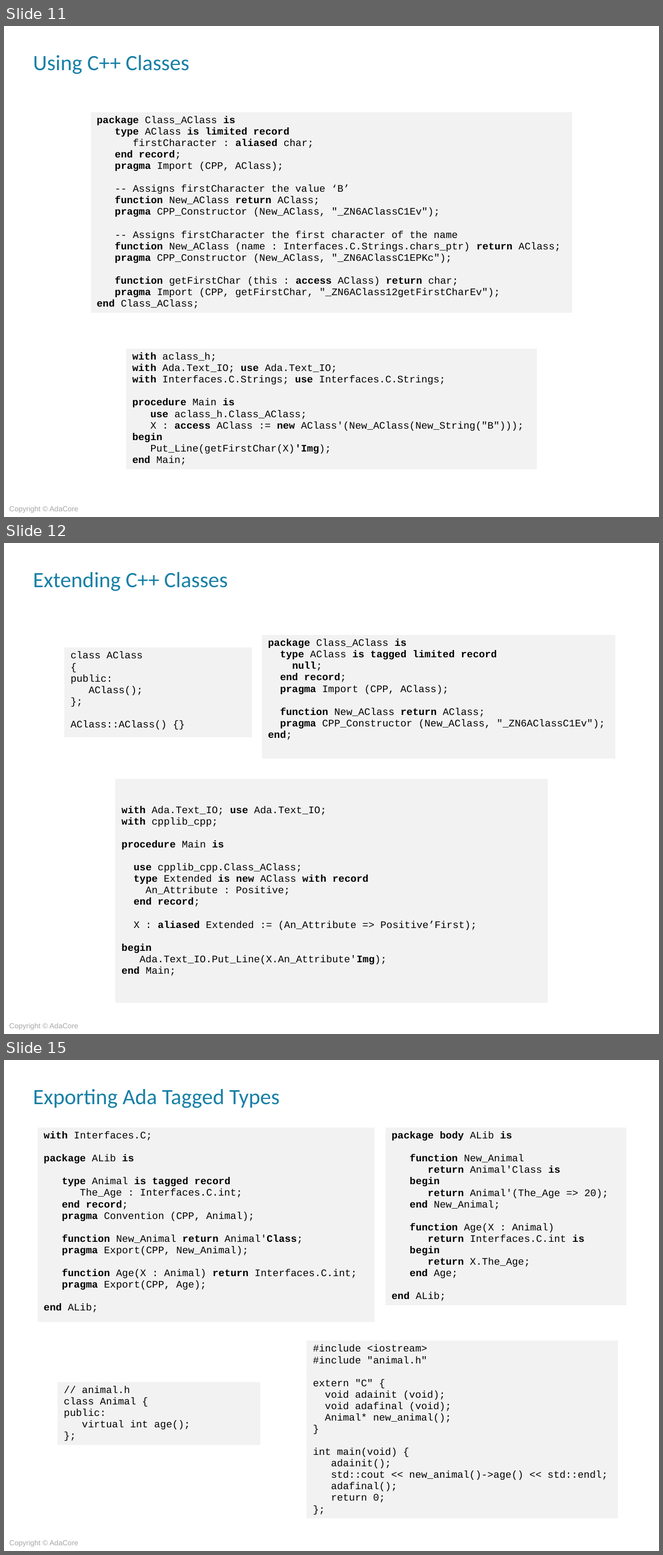
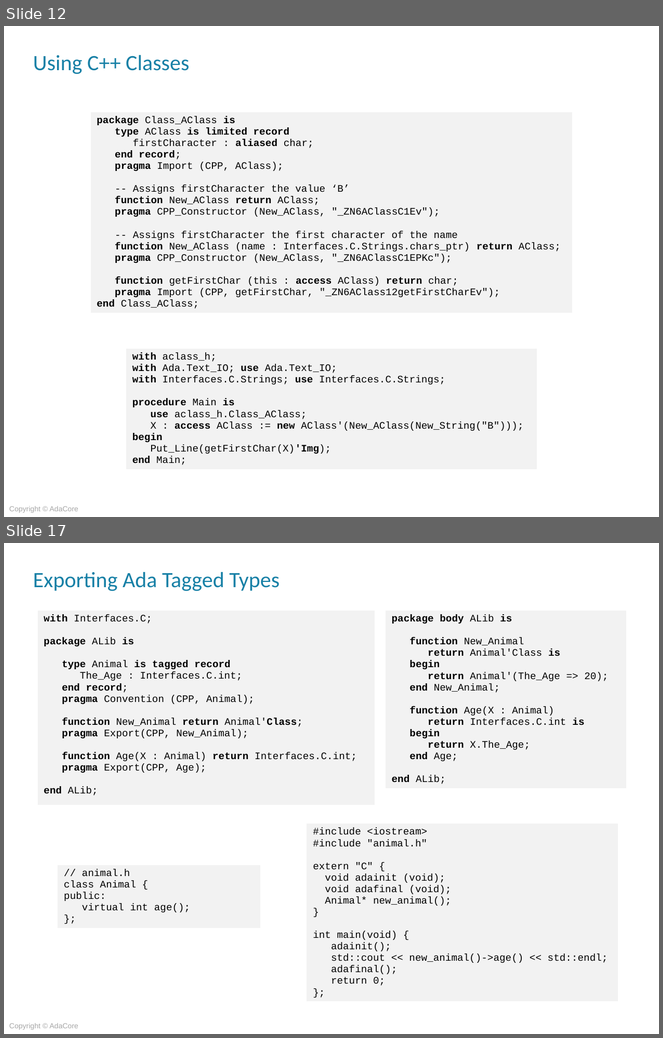
Before and after one commit to AdaCoreU/Courses, a slide deck: lectures/04_Mixed_Language_Programming_In_Ada/03_Ada_and_C++/Slides/03_Ada_and_C++.pptx. Shown one above the other, each under a label of ours: slides 11, 12 and 15 before the commit, slides 12 and 17 after it; the slides between them are not shown. The pictures are 663x1555 and 663x1038 pixels, drawn with LibreOffice and Linux fonts; fonts in the diff are those of the drawing; background and template pictures are left out. Boxes give left, top, right and bottom in pixels: in the first picture for what was removed or moved away, otherwise in the second. Text is boxed around its words. In the diff, an @@ line names an element or a change of style, - is before the commit and + after.

```diff
--- a/lectures/04_Mixed_Language_Programming_In_Ada/03_Ada_and_C++/Slides/03_Ada_and_C++.pptx
+++ b/lectures/04_Mixed_Language_Programming_In_Ada/03_Ada_and_C++/Slides/03_Ada_and_C++.pptx
@@ slide 12 removed at (4, 543, 659, 1034), background picture (left out); not listed: 1 template element that a slide beside it also shows @@
@@ title removed at (33, 572, 228, 591) @@
-Extending C++ Classes
@@ table removed at (261, 635, 616, 759), 1 rows, 1 columns @@
-package Class_AClass is / type AClass is tagged limited record / null; / end record; / pragma Import (CPP, AClass); / function New_AClass return AClass; / pragma CPP_Constructor (New_AClass, "_ZN6AClassC1Ev"); / end;
@@ table removed at (64, 647, 253, 737), 1 rows, 1 columns @@
-class AClass / { / public: / AClass(); / }; / AClass::AClass() {}
@@ table removed at (115, 779, 548, 1004), 1 rows, 1 columns @@
-with Ada.Text_IO; use Ada.Text_IO; / with cpplib_cpp; / procedure Main is / use cpplib_cpp.Class_AClass; / type Extended is new AClass with record / An_Attribute : Positive; / end record; / X : aliased Extended := (An_Attribute => Positive’First); / begin / Ada.Text_IO.Put_Line(X.An_Attribute'Img); / end Main;
@@ what was slide 11 is now slide 12 @@
@@ what was slide 15 is now slide 17 @@
```
Also in this commit, not shown: 9 slides added, 6 other slides removed, 1 other file.
